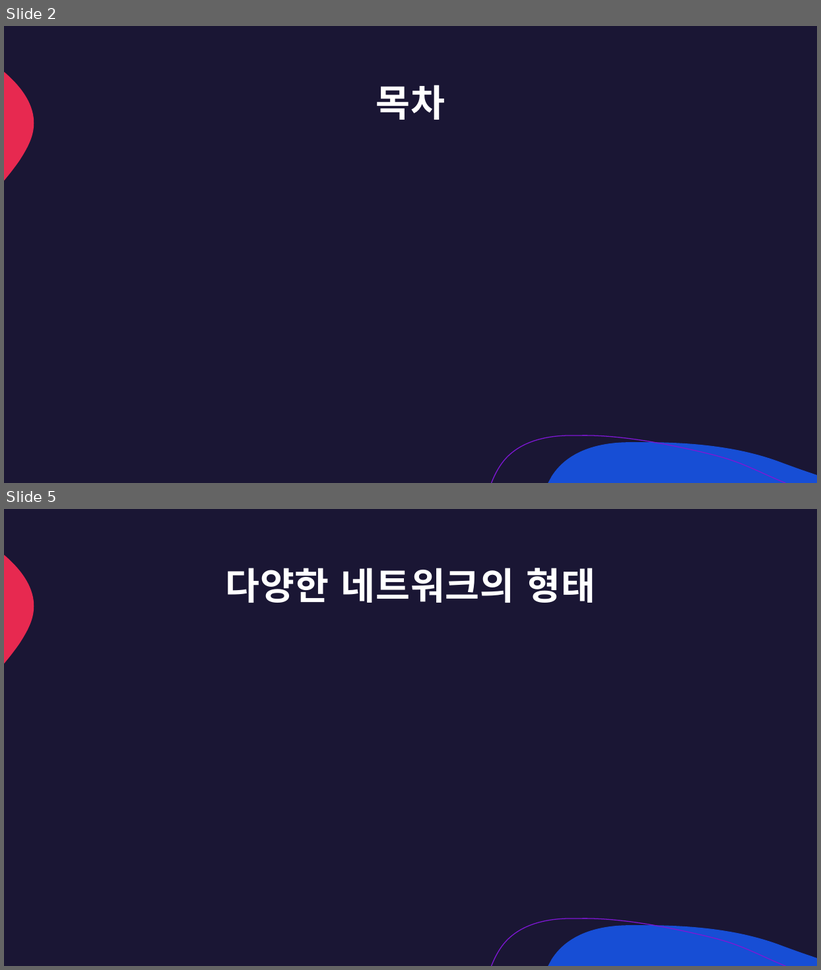
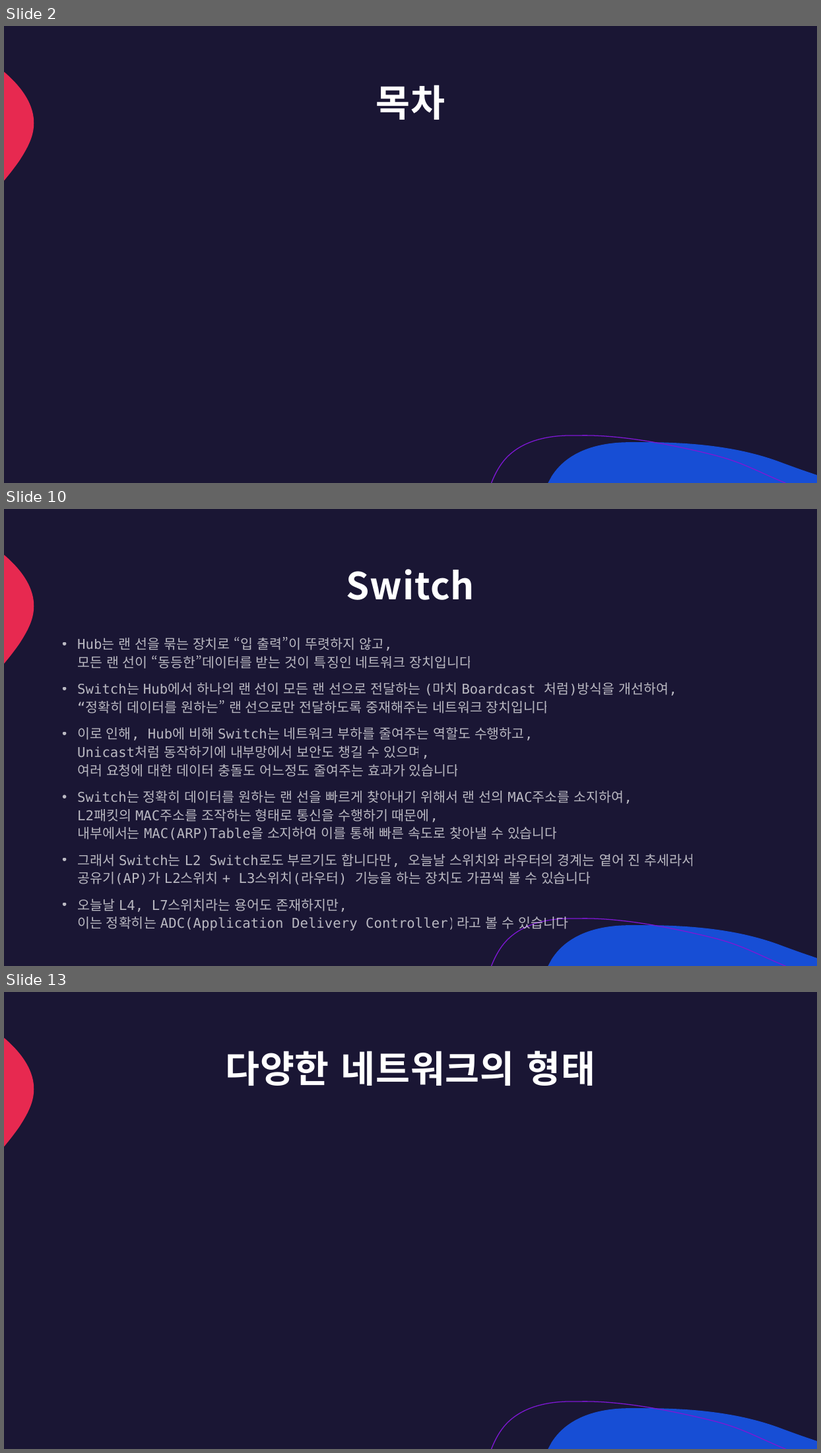
Before and after one commit to lumen4723/2024_network, a slide deck: 1.pptx. Shown one above the other, each under a label of ours: slides 2 and 5 before the commit, slides 2, 10 and 13 after it; the slides between them are not shown. The pictures are 821x970 and 821x1453 pixels, drawn with LibreOffice and Linux fonts; fonts in the diff are those of the drawing. Boxes give left, top, right and bottom in pixels: in the first picture for what was removed or moved away, otherwise in the second. Text is boxed around its words. In the diff, an @@ line names an element or a change of style, - is before the commit and + after.

```diff
--- a/1.pptx
+++ b/1.pptx
@@ slide 10 added at bbox=[4, 509, 817, 966], background #1A1634; not listed: 3 template elements that a slide beside it also shows @@
@@ title added at bbox=[347, 569, 475, 600], 44 pt, text #FFFFFF, bold @@
+Switch
@@ text added at bbox=[77, 637, 695, 932], 16 pt, text #FFFFFF at 70% opacity @@
+• Hub는 랜 선을 묶는 장치로 “입 출력”이 뚜렷하지 않고,
+  모든 랜 선이 “동등한”데이터를 받는 것이 특징인 네트워크 장치입니다
+• Switch는 Hub에서 하나의 랜 선이 모든 랜 선으로 전달하는 (마치 Boardcast 처럼)방식을 개선하여,
+  “정확히 데이터를 원하는” 랜 선으로만 전달하도록 중재해주는 네트워크 장치입니다
+• 이로 인해, Hub에 비해 Switch는 네트워크 부하를 줄여주는 역할도 수행하고,
+  Unicast처럼 동작하기에 내부망에서 보안도 챙길 수 있으며,
+  여러 요청에 대한 데이터 충돌도 어느정도 줄여주는 효과가 있습니다
+• Switch는 정확히 데이터를 원하는 랜 선을 빠르게 찾아내기 위해서 랜 선의 MAC주소를 소지하여,
+  L2패킷의 MAC주소를 조작하는 형태로 통신을 수행하기 때문에,
+  내부에서는 MAC(ARP)Table을 소지하여 이를 통해 빠른 속도로 찾아낼 수 있습니다
+• 그래서 Switch는 L2 Switch로도 부르기도 합니다만, 오늘날 스위치와 라우터의 경계는 옅어 진 추세라서
+  공유기(AP)가 L2스위치 + L3스위치(라우터) 기능을 하는 장치도 가끔씩 볼 수 있습니다
+• 오늘날 L4, L7스위치라는 용어도 존재하지만,
+  이는 정확히는 ADC(Application Delivery Controller)라고 볼 수 있습니다
@@ what was slide 5 is now slide 13 @@
```
Also in this commit, not shown: 1 slide changed, 25 other slides added, 1 slide removed, 2 other files.
